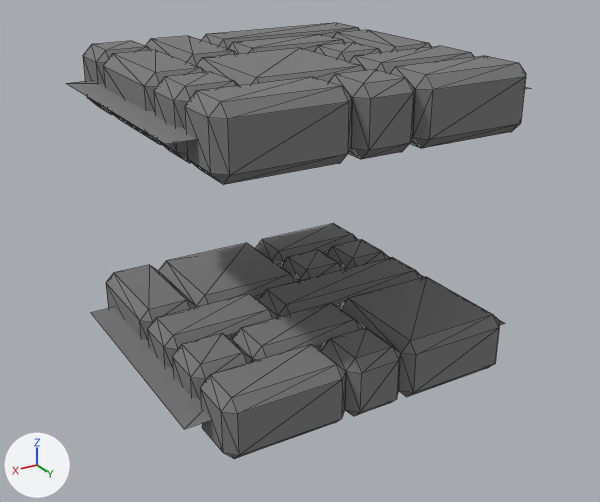
The glTF model objects/walls2a.glb, before and after one commit.
Before and after are seen from a 50 mm camera at (1.286, 1.687, 0.94) aimed at (0.016, -0.431, -0.119). The lights are fixed; the arrows at lower left show +X, +Y and +Z. Mesh edges are drawn as thin lines. Where no turn or scale is listed for an object, it has been applied to the vertices. Vertices at the same position are counted once.

Before the edit, the objects in view are built like this:
```python
me_cube_010 = bpy.data.meshes.new('Cube.010')
me_cube_010.from_pydata(...)  # 552 vertices, 1100 faces; spans x -0.5..0.5, y -1.0..0.0, z -0.5..0.5
me_cube_010.materials.append(mat_material_003)  # grey #7a7a7a
me_cube_016 = bpy.data.meshes.new('Cube.016')
me_cube_016.from_pydata([(-0.599, -0.9, -0.4), (0.582, -0.1, -0.4), (-0.599, -0.1, -0.4), (0.582, -0.9, -0.4), (0.582, -0.9, 0.4), (-0.599, -0.1, 0.4), (0.582, -0.1, 0.4), (-0.599, -0.9, 0.4)], [], [(0, 1, 2), (0, 3, 1), (4, 5, 6), (4, 7, 5)])
me_cube_016.materials.append(mat_material_003)  # grey #7a7a7a
ob_wallblockers_003 = bpy.data.objects.new('wallblockers.003', me_cube_016)
ob_wallblockers_003.location = (0.0, 0.0, 0.0)
ob_walls2a = bpy.data.objects.new('walls2a', me_cube_010)
ob_walls2a.location = (0.0, 0.0, 0.0)
```
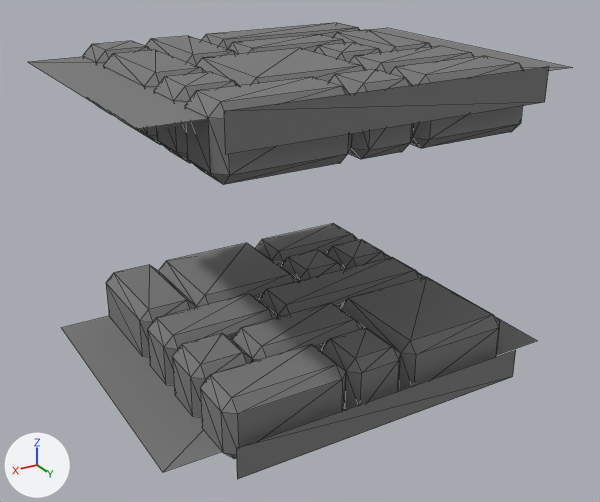
Where the change shows, as pixel boxes [x1, y1, x2, y2] in the pictures (600 x 502 px):
'walls2a', reshaped
    before: [83, 23, 526, 459]
    after: [83, 23, 549, 479]
'wallblockers.003', mesh rescaled (17% wider, 27% taller)
    before: [66, 80, 531, 429]
    after: [28, 28, 572, 472]
part 1 of me_cube_010, added
    after: [224, 67, 549, 479]

The change, as a list of edits to the scene's bpy script:
```text
Change me_cube_010:
    where me_cube_010.from_pydata(...)  # 552 vertices, 1100 faces; spans x -0.5..0.5, y -1.0..0.0, z -0.5..0.5
    used by ob_walls2a; location = (0.0, 0.0, 0.0)
    verts and faces of me_cube_010; kept vertices keep their numbers, new ones are numbered from 552
    me_cube_010 part 1
    add verts[552] = (-0.5, 0.05, 0.4)  # pixel (544, 102)
    add verts[553] = (-0.5, 0.05, 0.5)  # pixel (549, 66)
    add verts[554] = (-0.5, 0.05, -0.5)  # pixel (512, 376)
    add verts[555] = (-0.5, 0.05, -0.4)  # pixel (515, 349)
    add for new, old in zip([*range(556, 560)], [*range(552, 556)]): verts[new] = verts[old] + (1.0, 0.0, 0.0)
    add faces += [(552, 557, 553), (552, 556, 557), (554, 559, 555), (554, 558, 559)]
Change me_cube_016:
    where me_cube_016.from_pydata(...)  # 8 vertices, 4 faces; spans x -0.599..0.582, y -0.9..-0.1, z -0.4..0.4
    used by ob_wallblockers_003; location = (0.0, 0.0, 0.0)
    me_cube_016 part 2: the whole mesh is scaled about its middle by 1.16, then moved by (-0.001, 0.0, 0.0)
```
